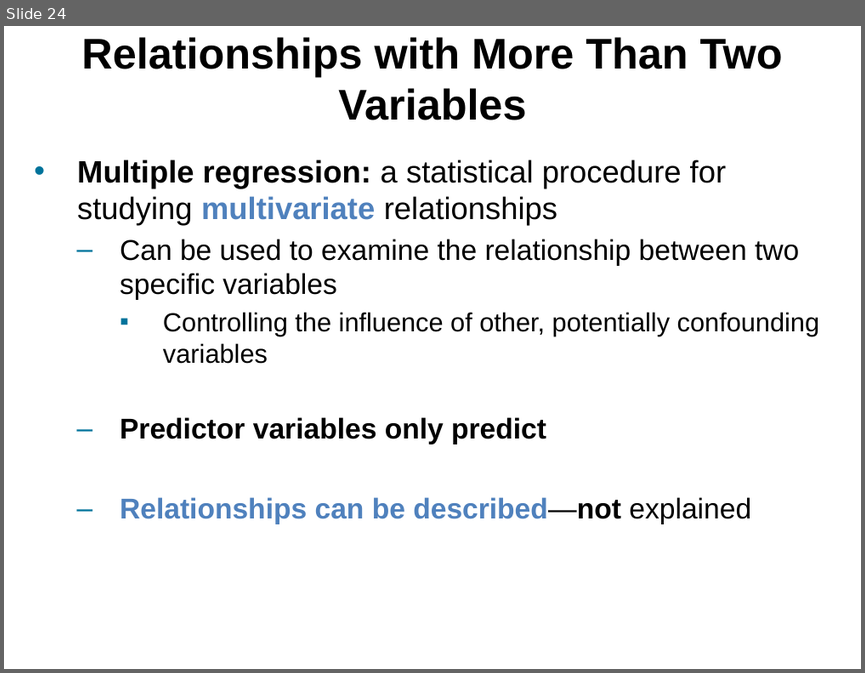
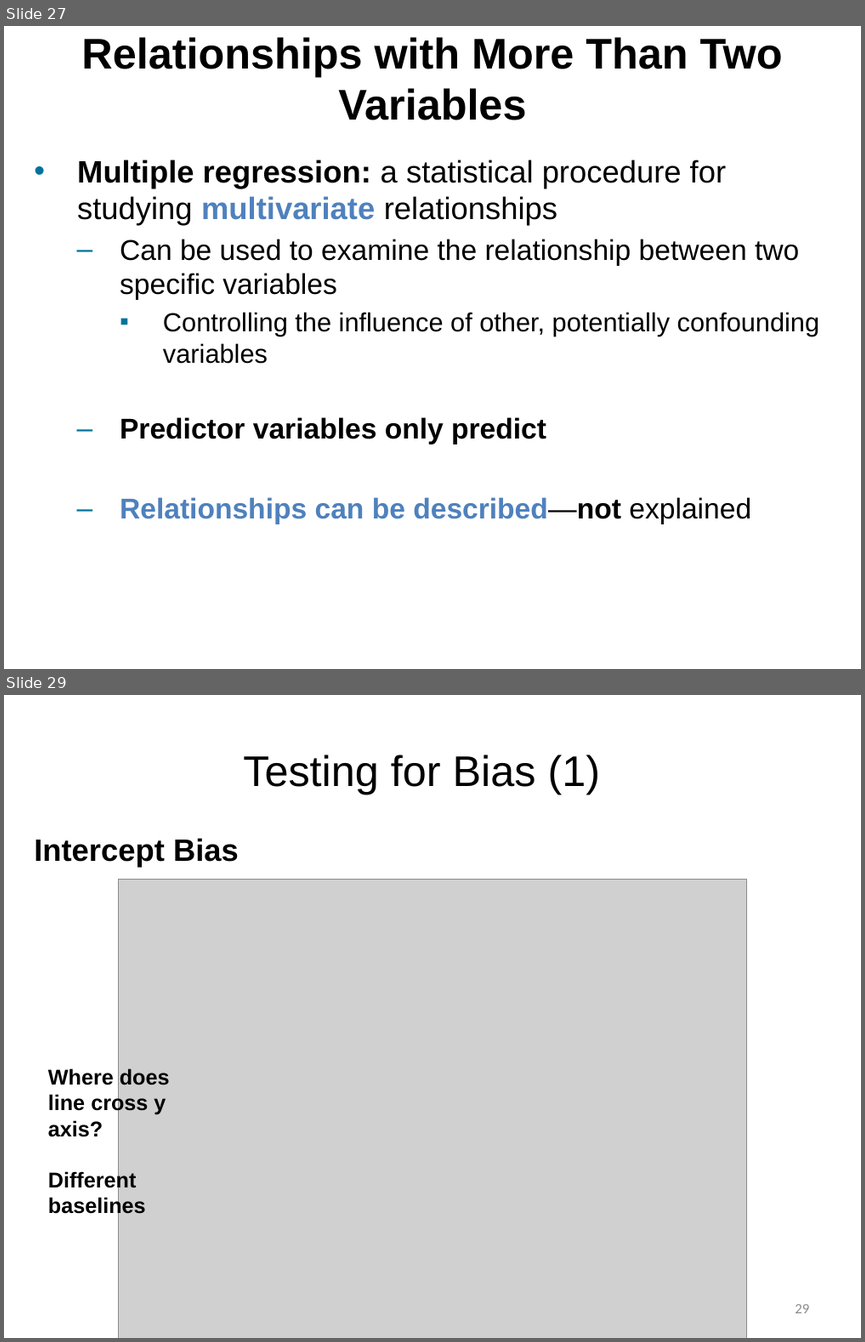
Before and after one commit to npm27/Teaching-Materials, a slide deck: Research Methods/Slides/Chapter 12.pptx. Shown one above the other, each under a label of ours: slide 24 before the commit, slides 27 and 29 after it; the slides between them are not shown. The pictures are 865x673 and 865x1342 pixels, drawn with LibreOffice and Linux fonts; fonts in the diff are those of the drawing; grey boxes stand for pictures. Boxes give left, top, right and bottom in pixels: in the first picture for what was removed or moved away, otherwise in the second. Text is boxed around its words. In the diff, an @@ line names an element or a change of style, - is before the commit and + after.

```diff
--- a/Research Methods/Slides/Chapter 12.pptx
+++ b/Research Methods/Slides/Chapter 12.pptx
@@ slide 29 added at (x1=4, y1=695, x2=861, y2=1338), background #FFFFFF @@
@@ title added at (x1=243, y1=755, x2=601, y2=794), 36 pt, text #000000 @@
+Testing for Bias (1)
@@ text added at (x1=34, y1=838, x2=239, y2=867), 26 pt, text #000000, bold @@
+Intercept Bias
@@ picture added at (x1=118, y1=879, x2=746, y2=1338) @@
@@ text added at (x1=48, y1=1068, x2=170, y2=1218), 18 pt, text #000000, bold @@
+Where does line cross y axis?
+Different baselines
@@ page number added at (x1=794, y1=1304, x2=809, y2=1313), 12 pt, text #8C8C8C @@
+29
@@ what was slide 24 is now slide 27 @@
```
Also in this commit, not shown: 6 slides changed, 8 other slides added, 2 slides removed, 1 other file.
